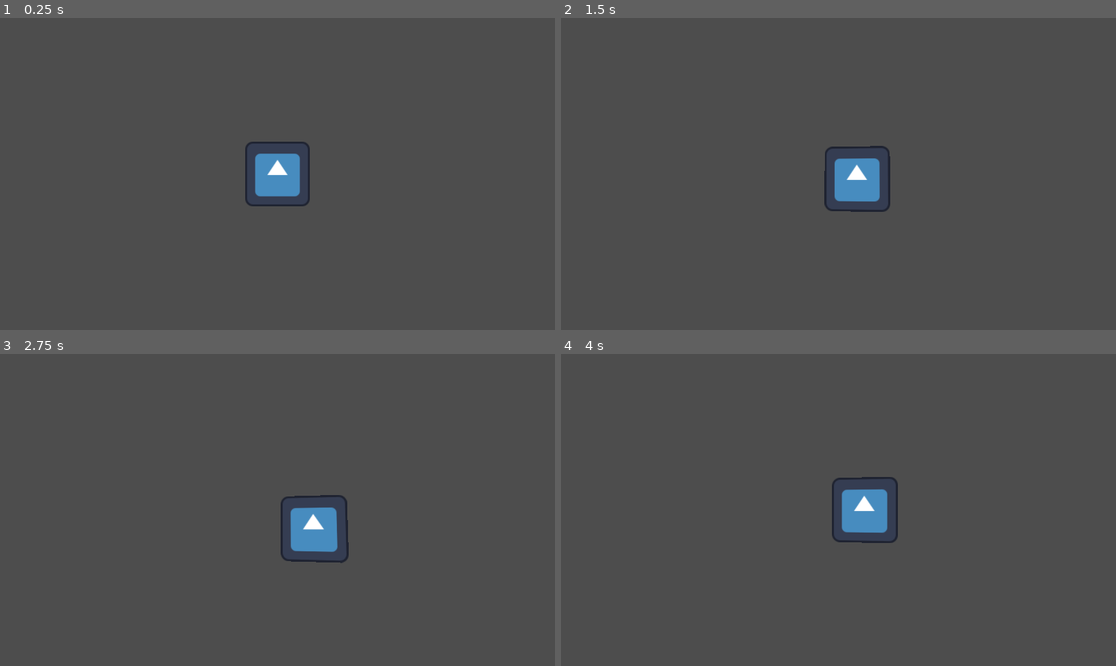
Above: before the commit, frames 1-4 (two rows, left to right).
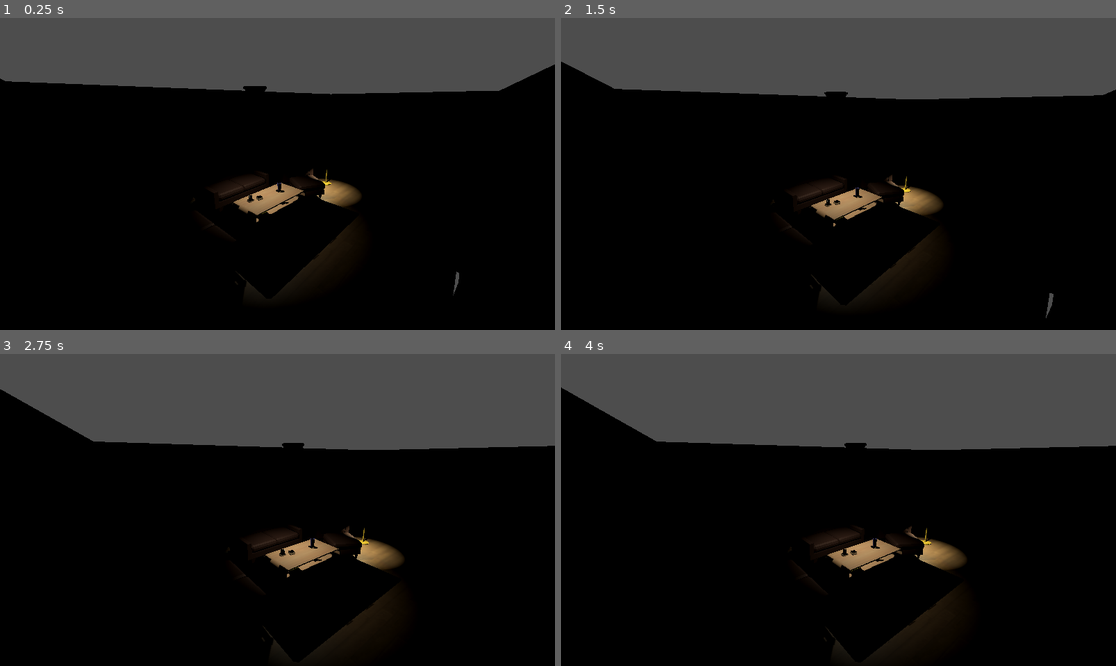
Above: after the commit, the same moments.

Repository: tvstaticghost/CritterJam
Game: Godot game, scene res://Scenes/world.tscn
The game is run twice, just before and just after one commit, with the same random seed, the same clock (stepped at 60 frames per second) and the same inputs. Before the commit the project has no main scene; this scene is started directly in both runs. The engine's default icon, where the game draws it, is replaced by a stand-in: a white triangle on a blue panel in a dark square.
Inputs:
- Up to frame 1 (0.25 s): no input
- Up to frame 2 (1.5 s): tap Enter at 0.5 s; hold Right (right) 0.53-1.28 s; hold Down (down) from 1.28 s (still down)
- Up to frame 3 (2.75 s): release Down (down) at 2.03 s; hold Right (right) from 2.03 s (still down)
- Up to frame 4 (4 s): release Right (right) at 2.78 s; hold Up (up) 2.78-3.53 s; hold Left (left) from 3.53 s (still down)

The runs differ from the first frame. In frame 1, 78% of the frame differs, in the area x 0-100%, y 14-100%; in frame 2, 76%; in frame 3, 72%; in frame 4, 72%.

Commit message:
Imported blender livingroom scene and adding some lighting

Diff:
--- /dev/null
+++ b/Scenes/living_room_level.tscn
@@ -0,0 +1,26 @@
+[gd_scene load_steps=2 format=3 uid="uid://dfu74lwibabmc"]
+
+[ext_resource type="PackedScene" uid="uid://yv8k4ecn3ol8" path="res://Meshes/CritterJam_LivingRoom1.glb" id="1_ica4d"]
+
+[node name="LivingRoomLevel" type="Node3D"]
+
+[node name="CritterJam_LivingRoom1" parent="." instance=ExtResource("1_ica4d")]
+transform = Transform3D(1, 0, 0, 0, 1, 0, 0, 0, 1, 4.17146, 1.19209e-07, -1.76059)
+
+[node name="SpotLight3D" type="SpotLight3D" parent="CritterJam_LivingRoom1/CeilingFan" index="1"]
+transform = Transform3D(-4.05661, -0.107102, -0.0296867, -0.486099, 4.53314, 50.0697, -0.103984, 4.04019, -0.366794, 0, -31.5168, 0)
+light_color = Color(1, 1, 0.87451, 1)
+light_indirect_energy = 4.352
+shadow_enabled = true
+
+[node name="AnimationPlayer" parent="CritterJam_LivingRoom1" index="53"]
+autoplay = "Cylinder_008Action"
+
+[node name="SpotLight3D" type="SpotLight3D" parent="CritterJam_LivingRoom1/AnimationPlayer" index="0"]
+transform = Transform3D(1, 0, 0, 0, -0.0961585, 0.995366, 0, -0.995366, -0.0961585, 0.69256, 1.07607, -0.293936)
+light_color = Color(1, 1, 0.807843, 1)
+light_energy = 2.676
+light_size = 0.21
+shadow_enabled = true
+
+[editable path="CritterJam_LivingRoom1"]
--- a/Scenes/world.tscn
+++ b/Scenes/world.tscn
@@ -1,15 +1,11 @@
 [gd_scene load_steps=3 format=3 uid="uid://cdjaciuhjxosu"]
 
-[ext_resource type="Texture2D" uid="uid://bekg3jsqlt2p4" path="res://icon.svg" id="1_a02cp"]
+[ext_resource type="PackedScene" uid="uid://dfu74lwibabmc" path="res://Scenes/living_room_level.tscn" id="2_5a7ea"]
 [ext_resource type="PackedScene" uid="uid://cuj5ubafqrgl2" path="res://Scenes/main_camera.tscn" id="2_go701"]
 
 [node name="World" type="Node3D"]
 
-[node name="PlaceHolderImage" type="CharacterBody3D" parent="."]
-transform = Transform3D(1, 0, 0, 0, 1, 0, 0, 0, 1, 0, 0, -4.54511)
+[node name="MainCamera" parent="." instance=ExtResource("2_go701")]
+transform = Transform3D(0.683274, 0.24973, -0.686128, 0, 0.939693, 0.34202, 0.730162, -0.233693, 0.642067, -4.72153, 2.73981, 2.84952)
 
-[node name="Sprite3D" type="Sprite3D" parent="PlaceHolderImage"]
-transform = Transform3D(1, 0, 0, 0, 1, 0, 0, 0, 1, 0, 0, 0.535944)
-texture = ExtResource("1_a02cp")
-
-[node name="MainCamera" parent="." instance=ExtResource("2_go701")]
+[node name="LivingRoomLevel" parent="." instance=ExtResource("2_5a7ea")]
--- a/project.godot
+++ b/project.godot
@@ -11,6 +11,7 @@
 [application]
 
 config/name="CritterJam"
+run/main_scene="uid://cdjaciuhjxosu"
 config/features=PackedStringArray("4.4", "Mobile")
 config/icon="res://icon.svg"
 
Binary file added: Meshes/CritterJam_LivingRoom1.glb
Not shown, added: Meshes/CritterJam_LivingRoom1.glb.import
Binary file added: Meshes/CritterJam_LivingRoom1_catimage.jpg
Not shown, added: Meshes/CritterJam_LivingRoom1_catimage.jpg.import
Binary file added: Meshes/CritterJam_LivingRoom1_fabrics_0078_color_1k.jpg
Not shown, added: Meshes/CritterJam_LivingRoom1_fabrics_0078_color_1k.jpg.import
Binary file added: Meshes/CritterJam_LivingRoom1_plantimage.png
Not shown, added: Meshes/CritterJam_LivingRoom1_plantimage.png.import
Binary file added: Meshes/CritterJam_LivingRoom1_wood_0054_color_1k.jpg
Not shown, added: Meshes/CritterJam_LivingRoom1_wood_0054_color_1k.jpg.import
Binary file added: Meshes/CritterJam_LivingRoom1_wood_floor_diff_1k.jpg
Not shown, added: Meshes/CritterJam_LivingRoom1_wood_floor_diff_1k.jpg.import
